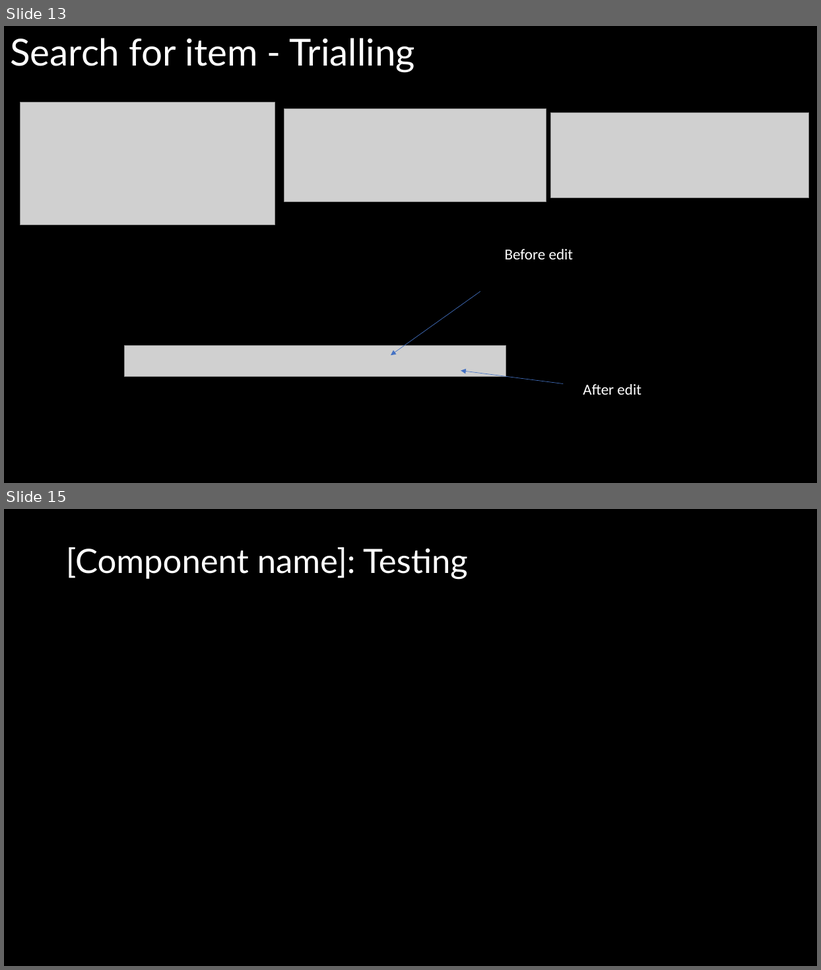
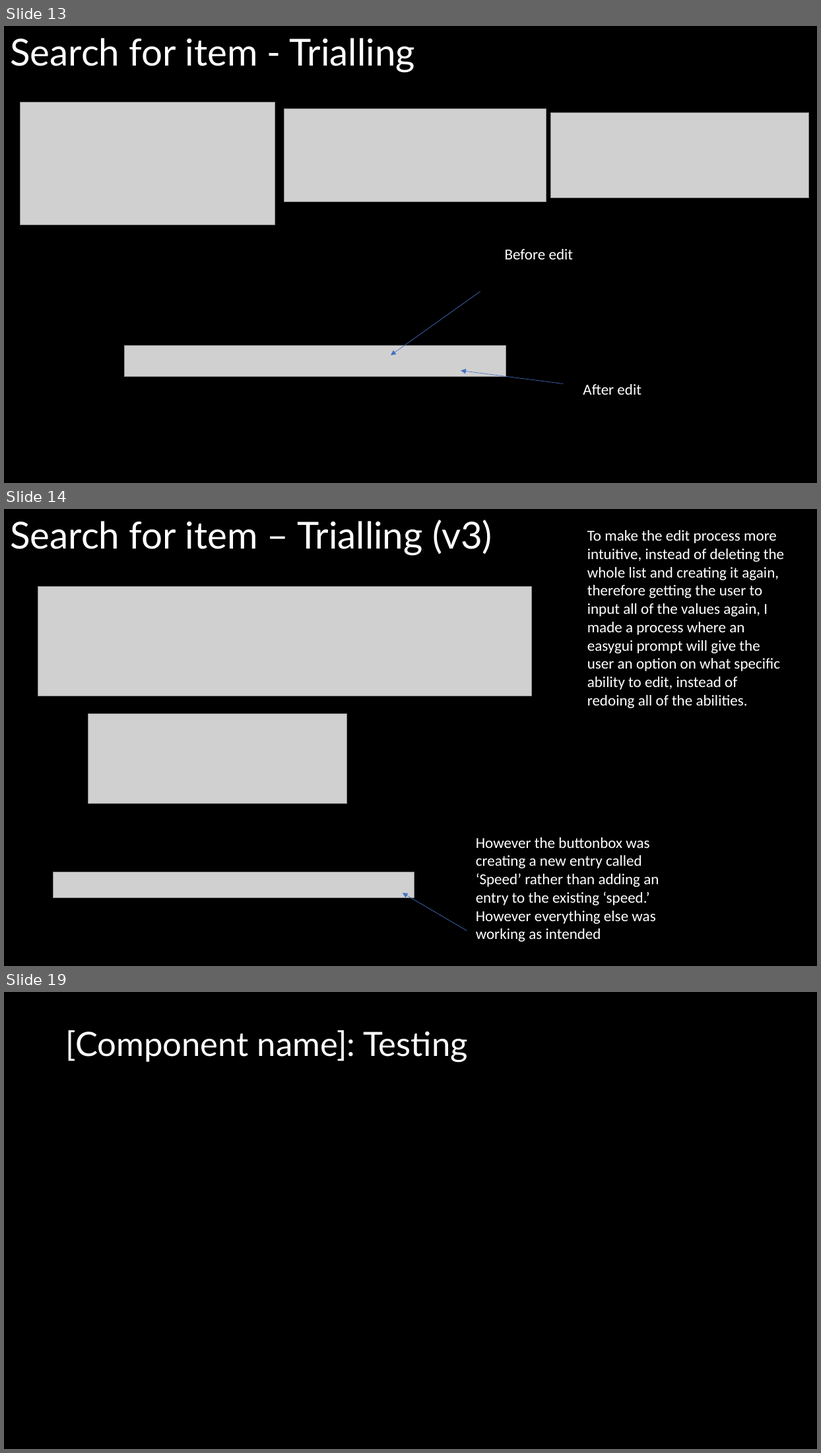
Before and after one commit to Joepapa101/2.7---2.8-Assessment, a slide deck: 2.7 and 2.8 Documentation Template.pptx. Shown one above the other, each under a label of ours: slides 13 and 15 before the commit, slides 13, 14 and 19 after it; the slides between them are not shown. The pictures are 821x970 and 821x1453 pixels, drawn with LibreOffice and Linux fonts; fonts in the diff are those of the drawing; grey boxes stand for pictures. Boxes give left, top, right and bottom in pixels: in the first picture for what was removed or moved away, otherwise in the second. Text is boxed around its words. In the diff, an @@ line names an element or a change of style, - is before the commit and + after.

```diff
--- a/2.7 and 2.8 Documentation Template.pptx
+++ b/2.7 and 2.8 Documentation Template.pptx
@@ slide 14 added at box(4, 509, 817, 966), background #000000 @@
@@ title added at box(10, 520, 492, 556), 44 pt, text #FFFFFF @@
+Search for item – Trialling (v3)
@@ text added at box(587, 530, 784, 708), 18 pt, text #FFFFFF @@
+To make the edit process more intuitive, instead of deleting the whole list and creating it again, therefore getting the user to input all of the values again, I made a process where an easygui prompt will give the user an option on what specific ability to edit, instead of redoing all of the abilities.
@@ picture added at box(38, 587, 531, 696) @@
@@ picture added at box(88, 714, 347, 803) @@
@@ text added at box(476, 838, 659, 942), 18 pt, text #FFFFFF @@
+However the buttonbox was creating a new entry called ‘Speed’ rather than adding an entry to the existing ‘speed.’ However everything else was working as intended
@@ picture added at box(54, 873, 415, 898) @@
@@ arrow added from (467, 931) to (403, 893), #4472C4 0.5 pt @@
@@ what was slide 15 is now slide 19 @@
```
Also in this commit, not shown: 2 slides changed, 3 other slides added, 4 other files.
